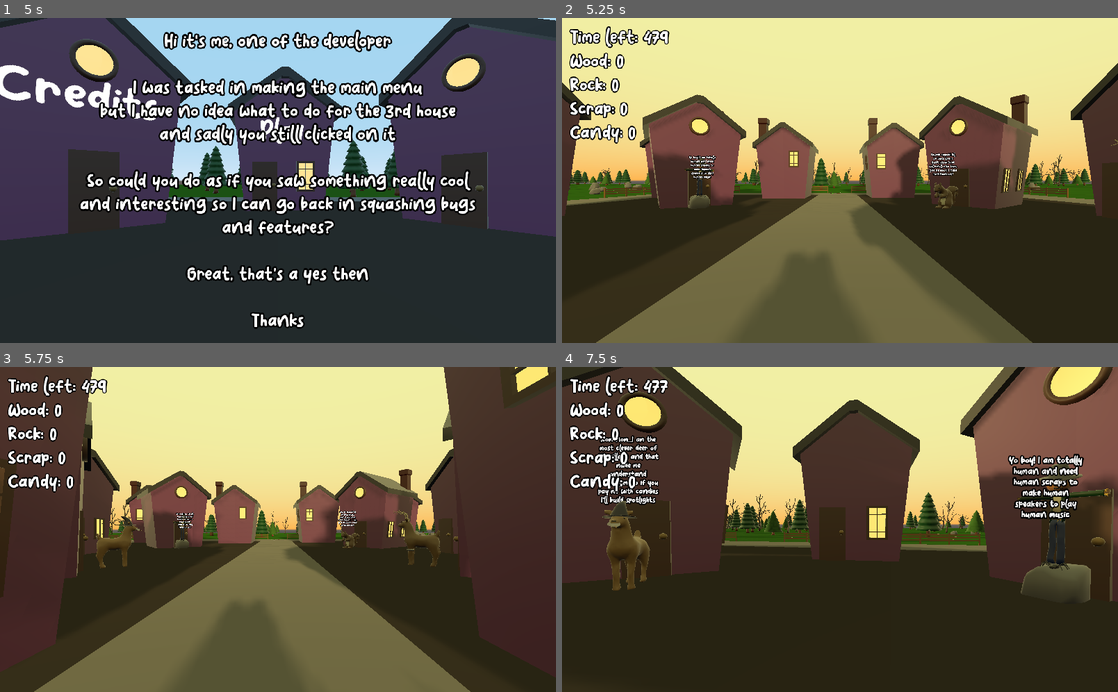
Above: before the commit, frames 1-4 (two rows, left to right).
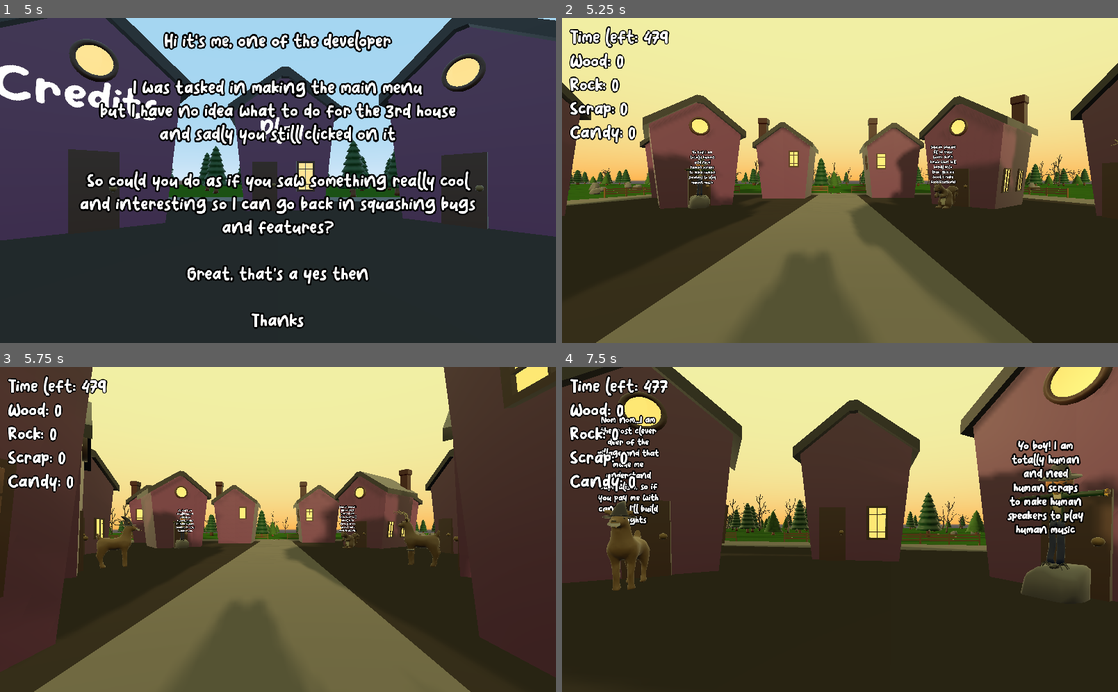
Above: after the commit, the same moments.

Repository: Xwilarg/BearJam
Game: Godot game, scene res://Scenes/MainMenu.tscn
The game is run twice, just before and just after one commit, with the same random seed, the same clock (stepped at 60 frames per second) and the same inputs.
Inputs (mouse positions are in pixels of both pictures, inside the frame that each line leads up to):
- Up to frame 1 (5 s): tap Enter at 0.5, 2, 3.5 s; move the mouse to (400, 164) at 0.52 s; hold D (right) 0.53-1.28 s; tap K (Line_2) at 0.6, 2.85 s; click (400, 164) at 0.67 s; tap Space (action_spacebar) at 1.25, 4.25, 4.35 s; move the mouse to (166, 196) at 1.27 s; hold S (backward) 1.28-2.03 s; tap L (Line_3) at 1.35, 3.6 s; move the mouse to (333, 109) at 2.02 s; hold D (right) 2.03-2.78 s; hold Space (action_spacebar) 2.03-2.78 s; move the mouse to (250, 245) at 2.77 s; hold W (forward) 2.78-3.53 s; click (250, 245) at 2.92 s; move the mouse to (444, 229) at 3.52 s; hold A (left) from 3.53 s (still down); move the mouse to (111, 131) at 4.27 s
- Up to frame 2 (5.25 s): move the mouse to (867, 180) at 5.02 s; release A (left) at 5.03 s; hold S (backward) from 5.03 s (still down); tap K (Line_2) at 5.1 s; click (867, 180) at 5.17 s
- Up to frame 3 (5.75 s): keep holding S (backward)
- Up to frame 4 (7.5 s): move the mouse to (817, 523) at 5.77 s; release S (backward) at 5.78 s; hold D (right) 5.78-6.53 s; tap L (Line_3) at 5.85 s; move the mouse to (867, 529) at 6.52 s; hold Space (action_spacebar) 6.53-7.28 s; hold W (forward) from 6.53 s (still down); move the mouse to (812, 529) at 7.27 s; tap K (Line_2) at 7.35 s

Frame 1 is identical in both runs. In frame 2, 0.7% of the frame differs, in the area x 22-72%, y 39-52%; in frame 3, 0.3%; in frame 4, 4.3%, in the area x 6-94%, y 14-52%.

Commit message:
Improve game balancing

Diff:
--- a/Scenes/Interlude.tscn
+++ b/Scenes/Interlude.tscn
@@ -69,6 +69,7 @@
 
 [node name="Camera" type="Camera" parent="."]
 transform = Transform( 0.827727, -0.218963, 0.516646, 0, 0.920723, 0.390217, -0.56113, -0.322993, 0.762108, 14.5234, 9.65017, 1.88729 )
+current = true
 
 [node name="Village" type="Spatial" parent="."]
 transform = Transform( 1, 0, 0, 0, 1, 0, 0, 0, 1, 1.62723, 0, -16.7132 )
--- a/Scenes/NPC.tscn
+++ b/Scenes/NPC.tscn
@@ -7,6 +7,7 @@
 radius = 7.63078
 
 [sub_resource type="DynamicFont" id=8]
+size = 20
 outline_size = 3
 font_data = ExtResource( 2 )
 
--- a/Scripts/GameSytem.gd
+++ b/Scripts/GameSytem.gd
@@ -35,7 +35,7 @@
 	permissiveness = 1 - (.1 * candy)
 	maxBurst = 1 + (rock / 10)
 	delayBetweenNotes = 0.2 - (0.01 * scrap)
-	songDuration = 10 + (5 * wood)
+	songDuration = 10 + (2 * wood)
 
 func go_to_scene(path):
 	get_tree().change_scene(path)
